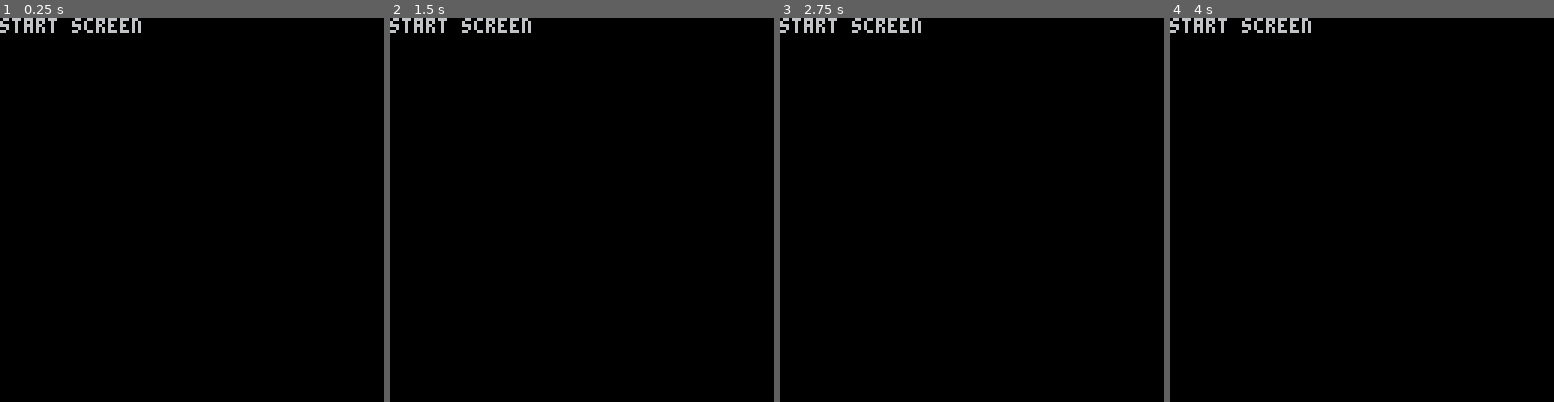
Above: before the commit, frames 1-4 (left to right).
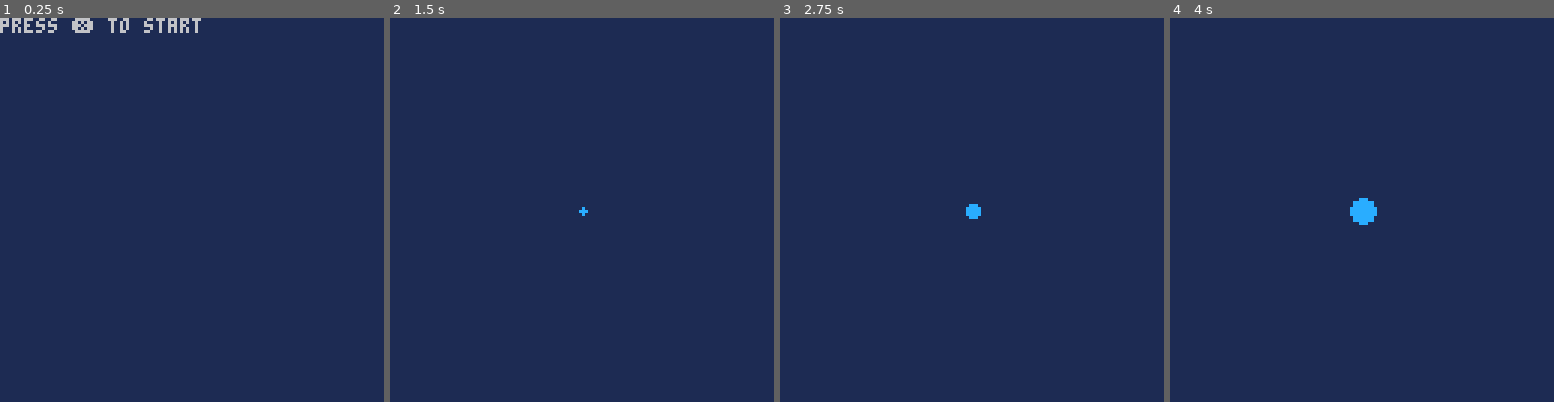
Above: after the commit, the same moments.

Repository: zothynine/toyboxjam
Game: PICO-8 cartridge abduction_center.p8
The game is run twice, just before and just after one commit, with the same random seed, the same clock (stepped at 60 frames per second) and the same inputs.
Inputs:
- Up to frame 1 (0.25 s): no input
- Up to frame 2 (1.5 s): tap X (X key) at 0.33, 1.07 s
- Up to frame 3 (2.75 s): tap X (X key) at 1.85 s
- Up to frame 4 (4 s): tap X (X key) at 2.97 s

The runs differ from the first frame. In frame 1, 100% of the frame differs, in the area x 0-100%, y 0-100%; in frame 2, 100%; in frame 3, 100%; in frame 4, 100%.

Commit message:
Simple start and game state

Diff:
--- a/abduction_center.p8
+++ b/abduction_center.p8
@@ -1,12 +1,15 @@
 pico-8 cartridge // http://www.pico-8.com
 version 18
 __lua__
--- name of the game
+-- abduction center
 -- by Mario Zoth aka Zothy Nine
+
+-- ⬅️➡️⬆️⬇️❎🅾️
 -------------------------------
 function _init()
     _udt=udt_start
     _drw= drw_start
+    zone={}
 end
 
 -->8
@@ -18,6 +21,20 @@
 function _udt()end
 
 function udt_start()
+    if btnp(❎) then
+        _udt=udt_game
+        _drw=drw_game
+    end
+end
+
+function udt_game()
+    udt_zone()
+end
+
+function udt_zone()
+    zone.x=64
+    zone.y=64
+    zone.r=min(flr(t()),10)
 end
 
 
@@ -25,15 +42,28 @@
 --draw tab
 -------------------------------
 function _draw()
-    cls ()
+    cls(1)
     _drw()
 end
 function _drw()end
 
 function drw_start()
-    print("start screen")
-end
-
+    print("press ❎ to start")
+end
+
+function drw_game()
+    drw_zone()
+end
+
+function drw_zone()
+    circfill(zone.x,zone.y,zone.r,12)
+end
+
+
+-->8
+--utilities tab
+-------------------------------
+function foo()end
 
 ------------------------------
 
